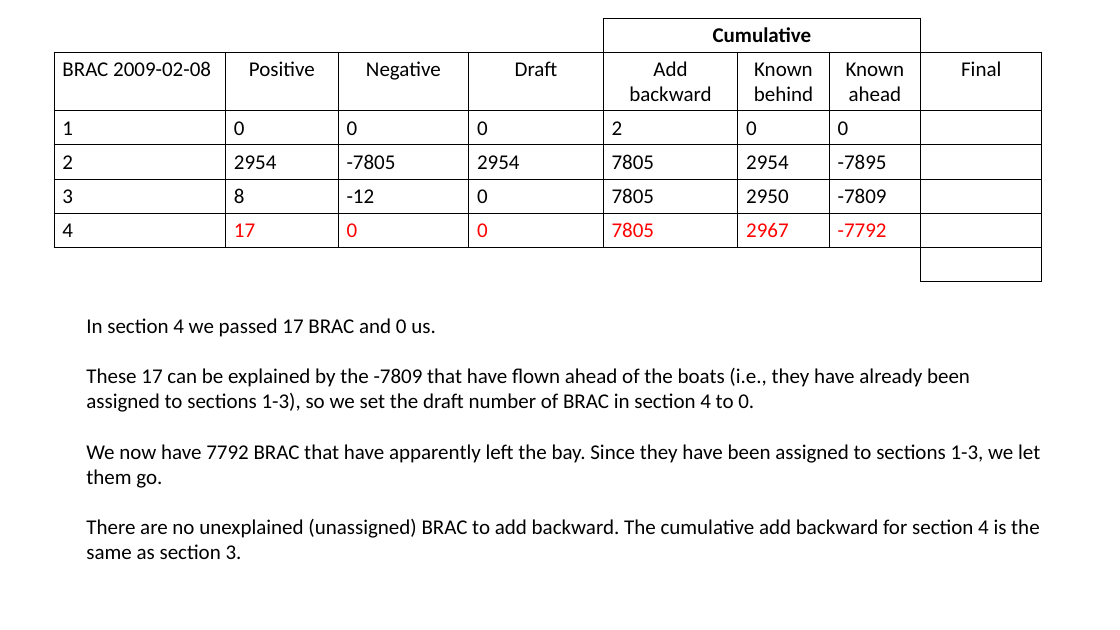
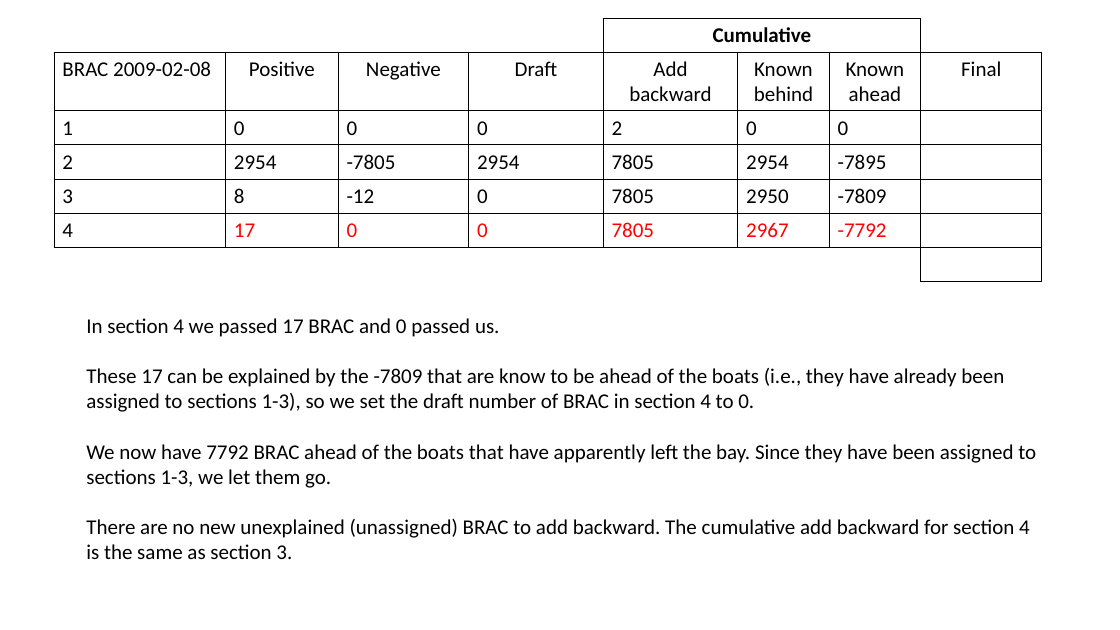
Before and after one commit to scottfjennings/ACR_waterbird_data_management, a slide deck: slide 11 of new_negative_logic_examples.pptx. Drawn at 1120x630 pixels with LibreOffice and Linux fonts; fonts in the diff are those of the drawing. Boxes give left, top, right and bottom in pixels: in the first picture for what was removed or moved away, otherwise in the second. Text is boxed around its words. In the diff, an @@ line names an element or a change of style, - is before the commit and + after.

```diff
--- a/new_negative_logic_examples.pptx
+++ b/new_negative_logic_examples.pptx
@@ text at [86, 318, 1036, 559]: text changed @@
-In section 4 we passed 17 BRAC and 0 us.
-These 17 can be explained by the -7809 that have flown ahead of the boats (i.e., they have already been assigned to sections 1-3), so we set the draft number of BRAC in section 4 to 0.
-We now have 7792 BRAC that have apparently left the bay. Since they have been assigned to sections 1-3, we let them go.
-There are no unexplained (unassigned) BRAC to add backward. The cumulative add backward for section 4 is the same as section 3.
+In section 4 we passed 17 BRAC and 0 passed us.
+These 17 can be explained by the -7809 that are know to be ahead of the boats (i.e., they have already been assigned to sections 1-3), so we set the draft number of BRAC in section 4 to 0.
+We now have 7792 BRAC ahead of the boats that have apparently left the bay. Since they have been assigned to sections 1-3, we let them go.
+There are no new unexplained (unassigned) BRAC to add backward. The cumulative add backward for section 4 is the same as section 3.
```
Also in this commit, not shown: 19 other slides changed, 1 other file.
